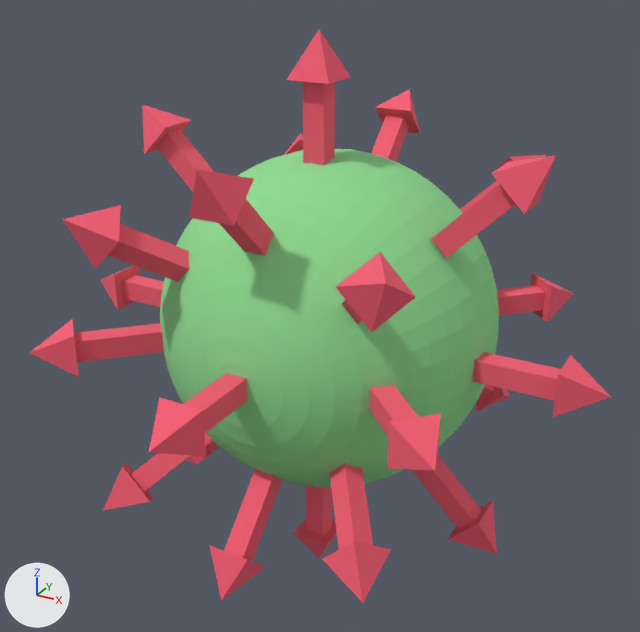
Before and after pictures for a commit that changed the OBJ model Assets/ExampleAssets/Models/covid.obj.
Camera for both pictures: a 50 mm camera at (66.3, -120.0, 57.1) aimed at (19.2, -34.3, 14.3). Every picture has the same lights, and +X, +Y and +Z are marked at lower left. Where no turn or scale is listed for an object, it has been applied to the vertices.

Names of what the first picture shows: 'obj_0'.
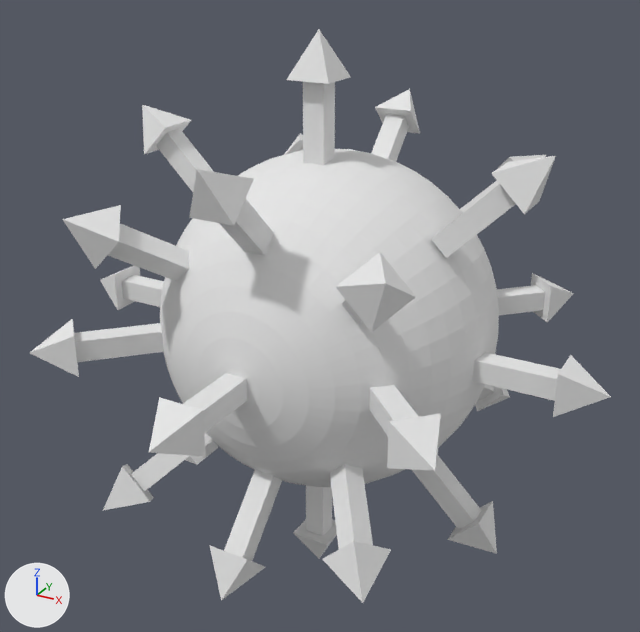
The newer file is also turned or shifted as a whole; pictures and numbers use the older file's frame.

Edits to the bpy script that builds the scene:
```text
Change mat_color_4634441:
    mat_color_4634441.base_color: (0.275, 0.718, 0.286) -> (0.8, 0.8, 0.8)  # green #8fdc92 -> white #e7e7e7
Change mat_color_15277357:
    mat_color_15277357.base_color: (0.914, 0.114, 0.176) -> (0.8, 0.8, 0.8)  # red #f55f74 -> white #e7e7e7
```

Boxes (x1, y1, x2, y2) around the edits, measured in the pictures (640 x 632 px):
'obj_0', recoloured
    both: (30, 29, 611, 603)
